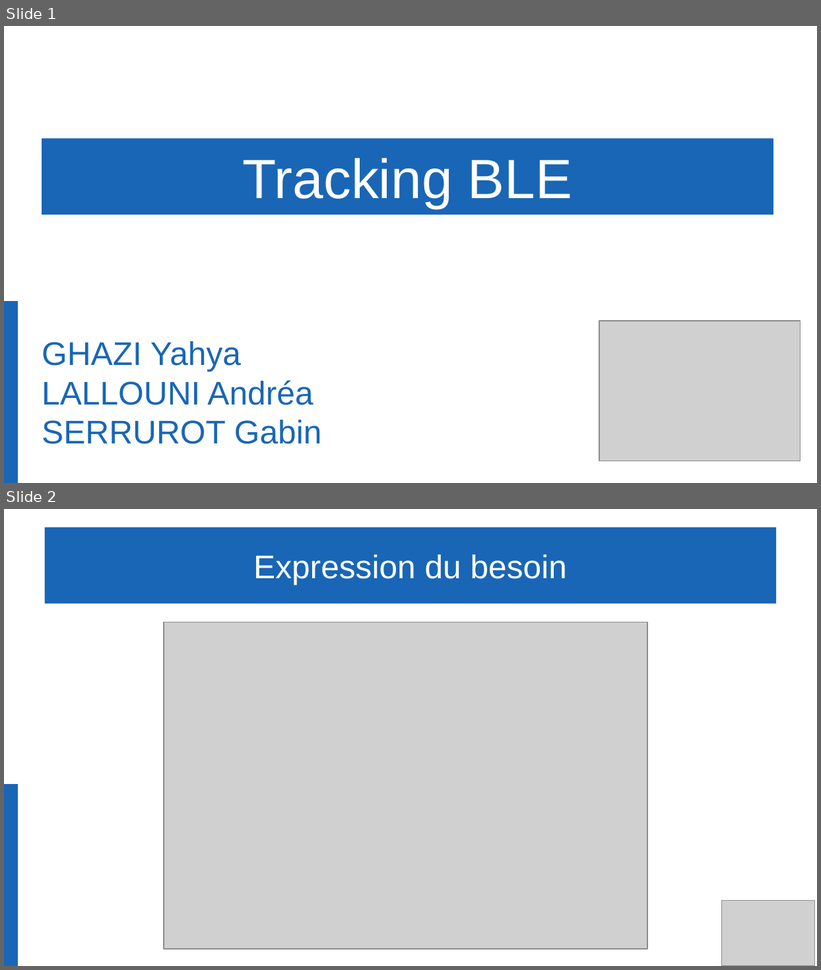
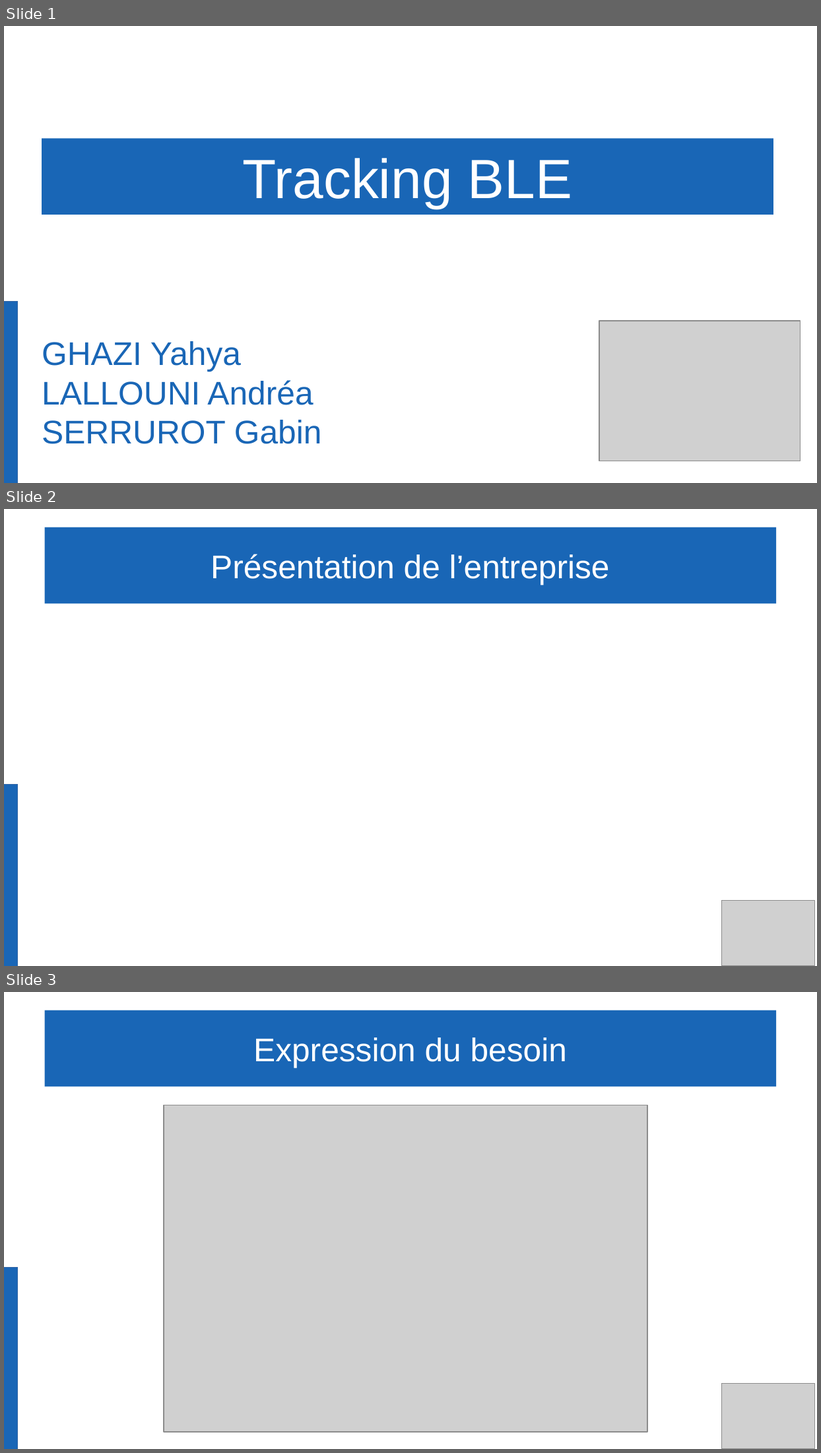
Before and after one commit to Gabin221/Tracking-BLE-documents, a slide deck: Revues/Revues2/Partie commune/presentation_yahya_andrea_gabin.odp. Shown one above the other, each under a label of ours: slides 1 and 2 before the commit, slides 1, 2 and 3 after it. The pictures are 821x970 and 821x1453 pixels, drawn with LibreOffice and Linux fonts; fonts in the diff are those of the drawing; grey boxes stand for pictures; background and template pictures are left out. Boxes give left, top, right and bottom in pixels: in the first picture for what was removed or moved away, otherwise in the second. Text is boxed around its words. In the diff, an @@ line names an element or a change of style, - is before the commit and + after.

```diff
--- a/Revues/Revues2/Partie commune/presentation_yahya_andrea_gabin.odp
+++ b/Revues/Revues2/Partie commune/presentation_yahya_andrea_gabin.odp
@@ slide 2 added at bbox=[4, 509, 817, 966], background #FFFFFF @@
@@ title added at bbox=[44, 527, 777, 604], fill #1966B6, 32 pt, text #FFFFFF @@
+Présentation de l’entreprise
@@ rectangle added at bbox=[4, 785, 18, 966], fill #1966B6, outline #3465A4 0 pt @@
@@ picture added at bbox=[722, 901, 816, 966] @@
@@ what was slide 2 is now slide 3 @@
```
Also in this commit, not shown: 4 other files.
